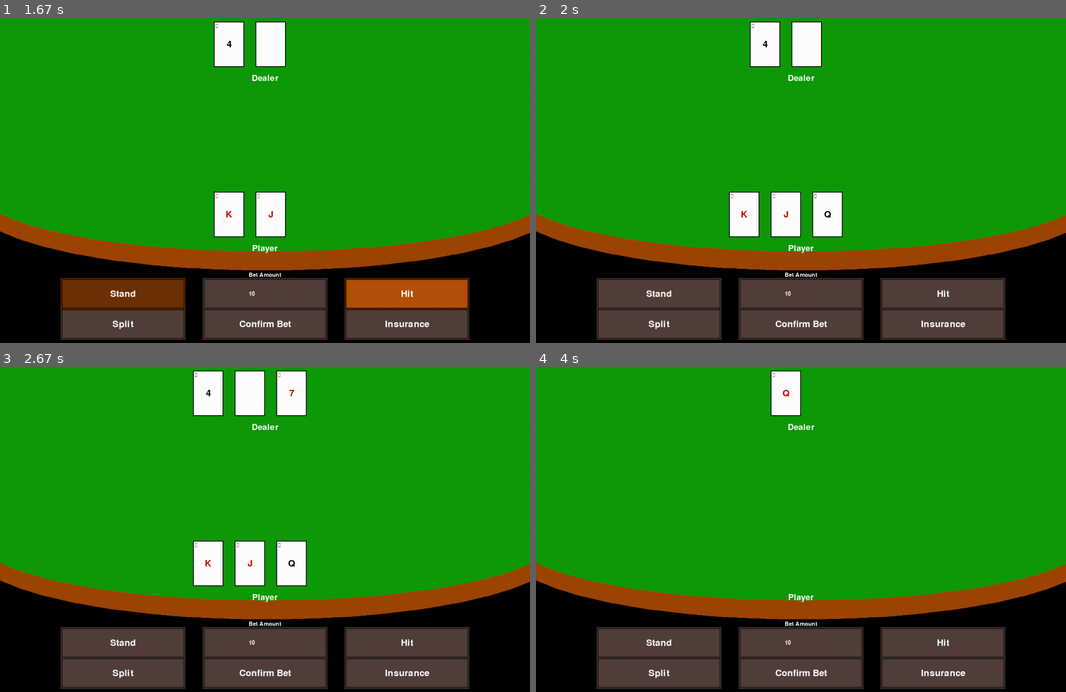
Above: before the commit, frames 1-4 (two rows, left to right).
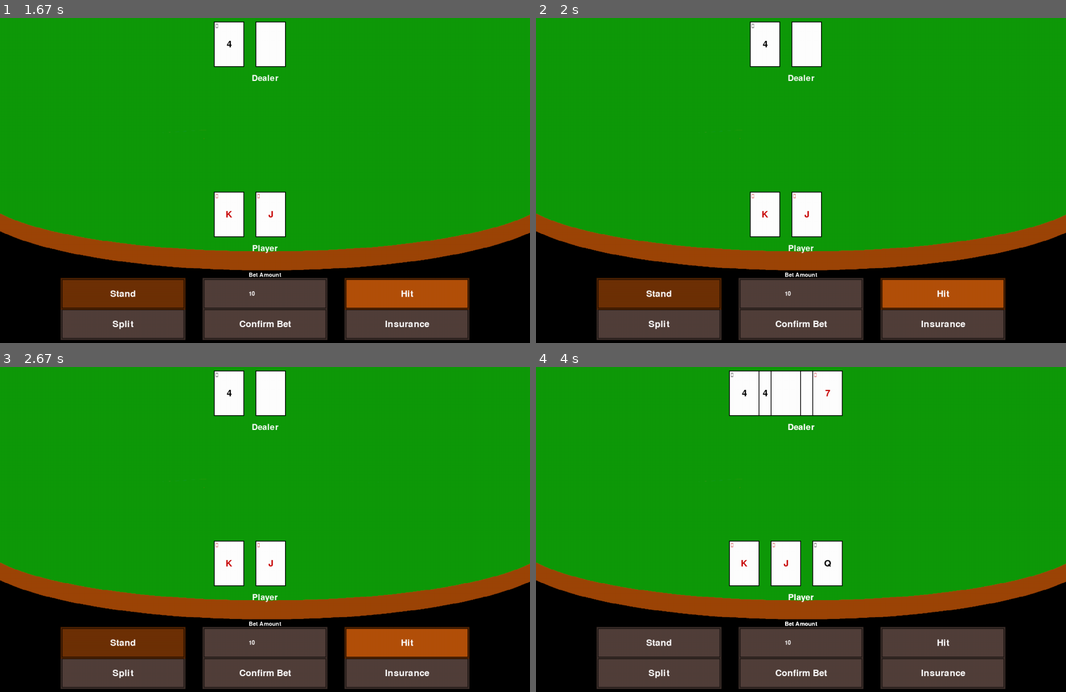
Above: after the commit, the same moments.

Repository: CDonners/None-Exam-Assessment-2026-AQA
Game: pygame game, started from bankrollBust/main.py
The game is run twice, just before and just after one commit, with the same random seed, the same clock (stepped at 60 frames per second) and the same inputs.
Inputs (mouse positions are in pixels of both pictures, inside the frame that each line leads up to):
- Up to frame 1 (1.67 s): press the mouse at (265, 115) at 0.37 s; move the mouse to (270, 193) at 0.47 s; release the mouse at (280, 274) at 0.6 s; click "Start Game" at 0.78 s; click "Confirm Bet" at 1.2 s
- Up to frame 2 (2 s): click "Hit" at 1.7 s
- Up to frame 3 (2.67 s): no input
- Up to frame 4 (4 s): click "Player" at 2.73 s

Frame 1 is identical in both runs. In frame 2, 6.6% of the frame differs, in the area x 11-89%, y 53-90%; in frame 3, 8.8%, in the area x 11-89%, y 1-90%; in frame 4, 4.7%.

Commit message:
Fixed Dealer extra Card

Diff:
--- a/bankrollBust/main.py
+++ b/bankrollBust/main.py
@@ -3,7 +3,6 @@
 from gameLogic import playGame
 
 # TODO Add delays so you can comprehend what is going on!!!
-# TODO Add actual visual cards so you know what is going on!!!
 # TODO Handle if player ges 21 or if player gets blackjack
 
 # Pygame Setup
@@ -101,12 +100,26 @@
                     if standButton.updateImage(event):
                         currentPlayer.stand()
                         game.stoodHands[currentPlayer.handValue] = currentPlayer # Adding the stood hand to the dictionary
+                        pygame.time.delay(1000)
                     if hitButton.updateImage(event):
                         currentPlayer.dealCard(game.deckInstance)
                         game.getHandValue(currentPlayer)
+                        if currentPlayer.handValue == 21:
+                            currentPlayer.stand()
+                            if len(currentPlayer.hand) == 2: # player got blackjack
+                                currentPlayer.bustBux += 0.5 * currentPlayer.bet
+                        pygame.time.delay(1000)
 
                 elif currentPlayer.name == "Dealer": # Is the dealer's turn
                     # Handling the end of the game
+                    currentPlayer.hand[1].setVisible
+                    if currentPlayer.handValue < 17:
+                        currentPlayer.dealCard(game.deckInstance)
+                        game.getHandValue(currentPlayer)
+                        pygame.time.delay(1000)
+                    else:
+                        currentPlayer.stand()
+
                     if currentPlayer.isStood or currentPlayer.isBusted: # Dealer has either stood or busted
                         if currentPlayer.isStood: # Once dealer has stood
                             for hand in list(game.stoodHands.keys()):
@@ -124,21 +137,19 @@
                                 stoodPlayer = game.stoodHands[hand]
                                 stoodPlayer.bustBux += 2*stoodPlayer.bet
                                 # TODO handle end of round
+                        pygame.time.delay(2500)
                         # Reset game
                         currentPlayerIndex = 0
                         game.roundStarted = False
                         bettingPhase = False
                         for player in game.players:
                             player.newRound()
-                    if currentPlayer.handValue < 17:
-                        currentPlayer.dealCard(game.deckInstance)
-                        game.getHandValue(currentPlayer)
-                    else:
-                        currentPlayer.stand()
-
+                            print(f"New round for {player.name}")
+                            print(f"Dealer's hand after reset: {dealer.hand}")
                 else: # Is NPC's turn
                     if currentPlayer.isStood or currentPlayer.isBusted:
                         currentPlayerIndex += 1
+                        pygame.time.delay(1000)
             game.updateImage()
             pygame.display.flip()
 
@@ -146,6 +157,11 @@
         if bettingPhase == False and game.roundStarted == False:
             game.initialDeal()
             game.stoodHands = {} # Reset stood hand
+            game.drawPlayerTexts()  # Draw player names
+            for player in game.players:
+                game.drawHands(player)  # Draw each player's hand
+            pygame.display.update()  # Update the screen immediately
+            game.roundStarted = True  # Mark the round as started
 
         clock.tick(60) # Limiting clock to 60
 
